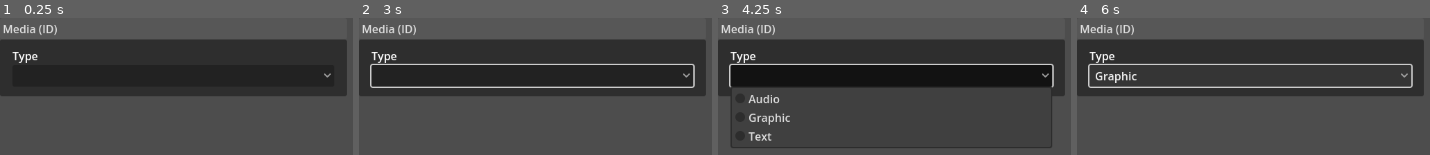
Above: before the commit, frames 1-4 (left to right).
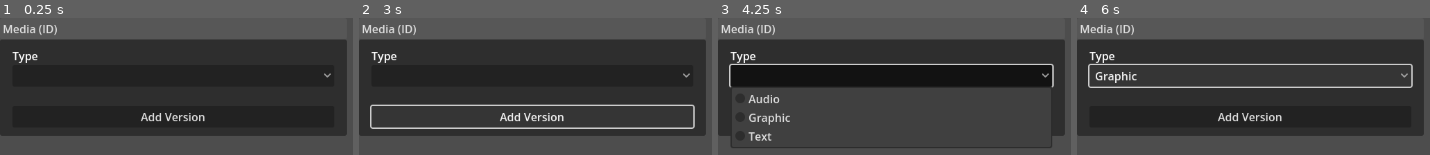
Above: after the commit, the same moments.

Repository: N-Enders/TalkshowEditor2
Game: Godot game, scene res://ProjectInterface/StartInfo/Media/media_edit.tscn
The game is run twice, just before and just after one commit, with the same random seed, the same clock (stepped at 60 frames per second) and the same inputs. The project has no main scene, so this scene is started directly.
Inputs (mouse positions are in pixels of both pictures, inside the frame that each line leads up to):
- Up to frame 1 (0.25 s): no input
- Up to frame 2 (3 s): click (531, 116) at 0.5 s, where only the run after the commit has a clickable "Add Version"; click (531, 75) at 1.25 s; click (531, 75) at 2 s; click (531, 116) at 2.75 s, where only the run after the commit has a clickable "Add Version"
- Up to frame 3 (4.25 s): click (890, 75) at 3.5 s
- Up to frame 4 (6 s): click (1249, 116) at 4.25 s, where only the run after the commit has a clickable "Add Version"; click "Graphic" at 5 s; click "Graphic" at 5.75 s

The runs differ from the first frame. In frame 1, 28% of the frame differs, in the area x 0-99%, y 56-87%; in frame 2, 17%; in frame 3, 2.0%; in frame 4, 28%.
Error after the commit: Invalid call. Nonexistent function 'addValue' in base 'Nil'. (res://ProjectInterface/Flowchart/DictionaryValue.gd:15)

Commit message:
Finalized Media Editing
Media editing is now finished, only thing is to make a loader however it does compress data back down

Diff:
--- a/ProjectInterface/Flowchart/DictionaryList.gd
+++ b/ProjectInterface/Flowchart/DictionaryList.gd
@@ -43,3 +43,14 @@
 #This is literally the exact thing needed to export the data to Talkshow's dict string
 func _to_string():
 	return "^".join(values)
+
+#Used to get a full list of values
+func get_values():
+	return values
+
+#Used to get a specific value, mainly used for importing.
+func get_value_index(index):
+	if index > len(values) - 1:
+		return null
+	else:
+		return values[index]
--- a/ProjectInterface/StartInfo/Media/Media.gd
+++ b/ProjectInterface/StartInfo/Media/Media.gd
@@ -2,20 +2,29 @@
 
 
 var medias = {}
+var dictRef = null
+var currentID = 0
+var currentVID = SharedCounter.new()
 
-@onready var mediaCell = null #TODO: make media cell
+@onready var mediaCell = load("res://ProjectInterface/StartInfo/Media/media_edit.tscn")
 
 
 # Just checks if it should hide the none label
 func _process(delta):
 	$NoneLabel.visible = len(medias) == 0
 
+func addMedia(mediaData):
+	var splitdata = Array(mediaData.split("|"))
+	var newMedia = mediaCell.instantiate()
+	medias[splitdata[0]] = newMedia
+	if int(splitdata[0]) > currentID:
+		currentID = int(splitdata[0])
+	newMedia.setup_from_export(dictRef,currentVID,splitdata)
+	$ContentScroll/Content.add_child(newMedia)
 
-func addMedia():
-	pass
-
-func removeMedia():
-	pass
+func removeMedia(id):
+	medias[str(id)].queue_free()
+	medias.erase(str(id))
 
 func getMedia(id):
 	return medias[str(id)]
@@ -23,5 +32,45 @@
 func getMediaList(id):
 	return medias.values.map(func(value): return {"id":value.id,"text":value.get_presentable_text})
 
-func filter():
-	pass
+func filter(filter_text = ""):
+	if filter_text == "test":
+		print(build_talkshow())
+		return
+	if filter_text == "testobj":
+		print(save_as_object())
+		return
+	if filter_text == "":
+		for a in medias.values():
+			a.visible = true
+	else:
+		for a in medias.values():
+			a.filter(filter_text)
+
+
+func setup(dictList):
+	dictRef = dictList
+
+
+func _on_add_pressed():
+	var newMedia = mediaCell.instantiate()
+	currentID += 1
+	newMedia.setup(dictRef,currentVID,str(currentID))
+	medias[str(currentID)] = newMedia
+	$ContentScroll/Content.add_child(newMedia)
+
+
+func save_as_object():
+	var object = {}
+	for a in medias:
+		object[a] = medias[a].save_as_object()
+	return object
+
+func build_talkshow():
+	var media_string = ""
+	var didCarotSkip = false #change if a better idea comes up
+	for a in medias.values():
+		if didCarotSkip:
+			media_string = media_string + "^"
+		didCarotSkip = true
+		media_string = media_string + str(a)
+	return media_string
--- a/ProjectInterface/StartInfo/Media/MediaEdit.gd
+++ b/ProjectInterface/StartInfo/Media/MediaEdit.gd
@@ -5,15 +5,88 @@
 
 
 var ID = null
+var versions = []
+var dictReference = null
+var vidReference = null
 
-
-const typeReferences = {"Audio":0,"Graphic":1,"Text":2}
+const typeReferences = {"Audio":0,"Graphic":1,"Text":2, "A":0,"G":1,"T":2}
 
 
 #Potential additions: Add button for versions
 # collapsable versions (just setting $MediaList.visible to true and false starting with false)
 
 
+func setup_from_export(dictRef:DictionaryList,vidCounter:SharedCounter,data):
+	dictReference = dictRef
+	vidReference = vidCounter
+	print(data)
+	var id = data.pop_front()
+	setID(id)
+	var type = data.pop_front()
+	$Types.selected = typeReferences[type]
+	var count = int(data.pop_front())
 
-func setID(mediaID):
-	ID = mediaID
+	for a in range(count):
+		var new_version = versionEdit.instantiate()
+
+		var vid = data.pop_front()
+		var locale = data.pop_front()
+		var tag = dictRef.get_value_index(int(data.pop_front()))
+		var dict = dictRef.get_value_index(int(data.pop_front()))
+		var vtype = data.pop_front()
+
+
+		new_version.setup_dictionary(dictRef,vidCounter,dict,tag)
+		new_version.setup(vid,locale,dict,tag,vtype)
+		$Medias/MediaList.add_child(new_version)
+
+		versions.append(new_version)
+
+
+func setup(dictRef:DictionaryList,vidCounter:SharedCounter,id):
+	dictReference = dictRef
+	vidReference = vidCounter
+	setID(id)
+
+
+func setID(id):
+	ID = int(id)
+	name = id
+	title = "Media (" + str(id) + ")"
+
+
+func filter(filter_text):
+	print(filter_text)
+	print(str(ID))
+	if filter_text in str(ID):
+		visible = true
+		return
+	for a in versions:
+		if a.filter(filter_text):
+			visible = true
+			return
+	visible = false
+	return
+
+func _to_string():
+	var stringify_list = [str(ID)+"|"+["A","G","T"][$Types.selected]+"|"+str(len(versions))]
+	var version_strings = versions.map(func(version):return str(version))
+	stringify_list.append_array(version_strings)
+	return "|".join(stringify_list)
+
+
+func _on_add_version_pressed():
+	var new_version = versionEdit.instantiate()
+
+	new_version.setup_dictionary(dictReference,vidReference)
+	new_version.setid(vidReference.getNextCount())
+	$Medias/MediaList.add_child(new_version)
+
+	versions.append(new_version)
+
+func save_as_object():
+	return {"id":ID,
+	"type":["A","G","T"][$Types.selected],
+	"versions":versions.map(
+		func(version):return version.save_as_object()
+	)}
--- a/ProjectInterface/StartInfo/Media/mediaVersion.gd
+++ b/ProjectInterface/StartInfo/Media/mediaVersion.gd
@@ -3,6 +3,7 @@
 
 var dictValue = null
 var tagValue = null
+var vidIDRef = null
 
 
 # Called when the node enters the scene tree for the first time.
@@ -14,29 +15,64 @@
 func _process(delta):
 	pass
 
+
 #Setup for importing, do not call when creating a new version
 func setup(id,locale,dict,tags,type):
 	#Sets values with their starting data
+	id_changed(str(id),$IdInfo/Id/IdEdit)
 	$IdInfo/Id/IdEdit.text = str(id)
 	$IdInfo/Locale/LocaleEdit.text = str(locale)
 	$DictEdit.text = str(dict)
-	$FileInfo/Type/TagEdit.text = str(tags)
+	$FileInfo/Tags/TagEdit.text = str(tags)
 	$FileInfo/Type/TypeEdit.text = str(type)
 
+
 #Setup for dictionary stuff
-func setup_dictionary(dictRef:DictionaryList,dict="",tags=""):
-	dictValue = DictionaryValue.new(dictRef,dict)
-	tagValue = DictionaryValue.new(dictRef,tags)
+func setup_dictionary(dictRef:DictionaryList,vidCounter:SharedCounter,dict="",tags=""):
+	dictValue = DictionaryValue.new(dictRef,str(dict))
+	tagValue = DictionaryValue.new(dictRef,str(tags))
 	$DictEdit.text_changed.connect(dict_value_change.bind(dictValue,$DictEdit)) #Setup for dictionary class for dictionary
-	$FileInfo/Tags/TagEdit.text_changed.connect(dict_value_change.bind(tagValue,$FileInfo/Tags/TagEdit)) #Setup for dictionary class for tags
+	$FileInfo/Tags/TagEdit.text_changed.connect(dict_value_change_line.bind(tagValue,$FileInfo/Tags/TagEdit)) #Setup for dictionary class for tags
+	vidIDRef = vidCounter
+	$IdInfo/Id/IdEdit.text_changed.connect(id_changed.bind($IdInfo/Id/IdEdit))
 
-#Used for sending the data to the DictionaryList
+
+#Used for sending the data to the DictionaryList (this is only for box edit)
 func dict_value_change(value,valueRef):
 	value.setValue(valueRef.text)
+
+#Used for sending the data to the DictionaryList (this is only for line edit)
+func dict_value_change_line(new_value,value,valueRef):
+	value.setValue(new_value)
+
+
+func setid(id):
+	$IdInfo/Id/IdEdit.text = str(id)
+	id_changed(str(id),$IdInfo/Id/IdEdit)
+
+func id_changed(value,valueRef):
+	if value.is_valid_int():
+		vidIDRef.addNumber(int(value))
+		valueRef.modulate = Color.WHITE
+		valueRef.tooltip_text = ""
+	else:
+		valueRef.modulate = Color.RED
+		valueRef.tooltip_text = "Text must be a valid integer!"
 
 
 func _to_string():
 	return $IdInfo/Id/IdEdit.text+"|"+$IdInfo/Locale/LocaleEdit.text+"|"+str(tagValue.getIndex())+"|"+str(dictValue.getIndex())+"|" + $FileInfo/Type/TypeEdit.text
 
+
 func save_as_object():
-	return {"id":0} #TODO: Finish this
+	return {"id":int($IdInfo/Id/IdEdit.text),
+	"locale":$IdInfo/Locale/LocaleEdit.text,
+	"tags":tagValue.getValue(),
+	"dict":dictValue.getValue(),
+	"type":$FileInfo/Type/TypeEdit.text}
+
+
+func filter(filter_text):
+	if filter_text in dictValue.getValue():
+		return true
+	return false
--- a/ProjectInterface/StartInfo/Media/media_edit.tscn
+++ b/ProjectInterface/StartInfo/Media/media_edit.tscn
@@ -1,8 +1,10 @@
-[gd_scene load_steps=2 format=3 uid="uid://bw524vge358ui"]
+[gd_scene load_steps=3 format=3 uid="uid://bw524vge358ui"]
 
 [ext_resource type="Script" path="res://ProjectInterface/StartInfo/Media/MediaEdit.gd" id="1_bcbax"]
+[ext_resource type="PackedScene" uid="uid://lppt7oqct3o1" path="res://ProjectInterface/StartInfo/Media/media_version.tscn" id="2_juekq"]
 
 [node name="MediaEdit" type="GraphNode"]
+custom_minimum_size = Vector2(500, 0)
 offset_right = 500.0
 offset_bottom = 55.0
 title = "Media (ID)"
@@ -33,7 +35,35 @@
 slot/2/right_color = Color(1, 1, 1, 1)
 slot/2/right_icon = null
 slot/2/draw_stylebox = true
+slot/3/left_enabled = false
+slot/3/left_type = 0
+slot/3/left_color = Color(1, 1, 1, 1)
+slot/3/left_icon = null
+slot/3/right_enabled = false
+slot/3/right_type = 0
+slot/3/right_color = Color(1, 1, 1, 1)
+slot/3/right_icon = null
+slot/3/draw_stylebox = true
+slot/4/left_enabled = false
+slot/4/left_type = 0
+slot/4/left_color = Color(1, 1, 1, 1)
+slot/4/left_icon = null
+slot/4/right_enabled = false
+slot/4/right_type = 0
+slot/4/right_color = Color(1, 1, 1, 1)
+slot/4/right_icon = null
+slot/4/draw_stylebox = true
+slot/5/left_enabled = false
+slot/5/left_type = 0
+slot/5/left_color = Color(1, 1, 1, 1)
+slot/5/left_icon = null
+slot/5/right_enabled = false
+slot/5/right_type = 0
+slot/5/right_color = Color(1, 1, 1, 1)
+slot/5/right_icon = null
+slot/5/draw_stylebox = true
 script = ExtResource("1_bcbax")
+versionEdit = ExtResource("2_juekq")
 
 [node name="TypeLabel" type="Label" parent="."]
 layout_mode = 2
@@ -49,6 +79,10 @@
 popup/item_2/text = "Text"
 popup/item_2/id = 2
 
+[node name="Container" type="Container" parent="."]
+custom_minimum_size = Vector2(0, 10)
+layout_mode = 2
+
 [node name="Medias" type="MarginContainer" parent="."]
 layout_mode = 2
 theme_override_constants/margin_left = 10
@@ -56,3 +90,13 @@
 
 [node name="MediaList" type="VBoxContainer" parent="Medias"]
 layout_mode = 2
+
+[node name="Container2" type="Container" parent="."]
+custom_minimum_size = Vector2(0, 10)
+layout_mode = 2
+
+[node name="AddVersion" type="Button" parent="."]
+layout_mode = 2
+text = "Add Version"
+
+[connection signal="pressed" from="AddVersion" to="." method="_on_add_version_pressed"]
--- a/ProjectInterface/StartInfo/Media/media_version.tscn
+++ b/ProjectInterface/StartInfo/Media/media_version.tscn
@@ -57,6 +57,7 @@
 
 [node name="IdEdit" type="LineEdit" parent="IdInfo/Id"]
 layout_mode = 2
+text = "0"
 
 [node name="Locale" type="VBoxContainer" parent="IdInfo"]
 layout_mode = 2
@@ -103,5 +104,3 @@
 
 [node name="TypeEdit" type="LineEdit" parent="FileInfo/Type"]
 layout_mode = 2
-
-[connection signal="text_changed" from="DictEdit" to="." method="_on_text_edit_text_changed"]
--- /dev/null
+++ b/ProjectInterface/StartInfo/SharedCounter.gd
@@ -0,0 +1,15 @@
+class_name SharedCounter
+
+var count = 0
+
+func _init():
+	count = 0
+
+func getNextCount():
+	count += 1
+	return count
+
+func addNumber(number):
+	if number > count:
+		count = number
+	print(number)
--- a/Tools/DeletableText/DeleteableText.gd
+++ b/Tools/DeletableText/DeleteableText.gd
@@ -4,7 +4,7 @@
 
 signal data_changed
 
-\
+
 func set_text(text):
 	$Text.text = text
 
Not shown, added: ProjectInterface/proA24.tmp
